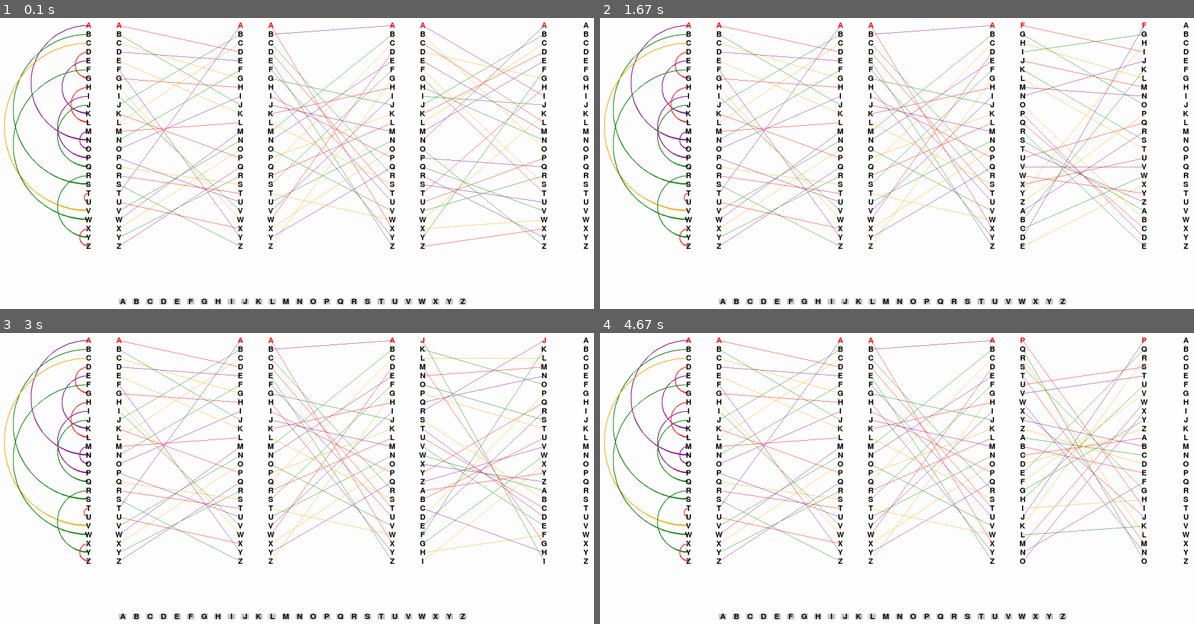
Above: before the commit, frames 1-4 (two rows, left to right).
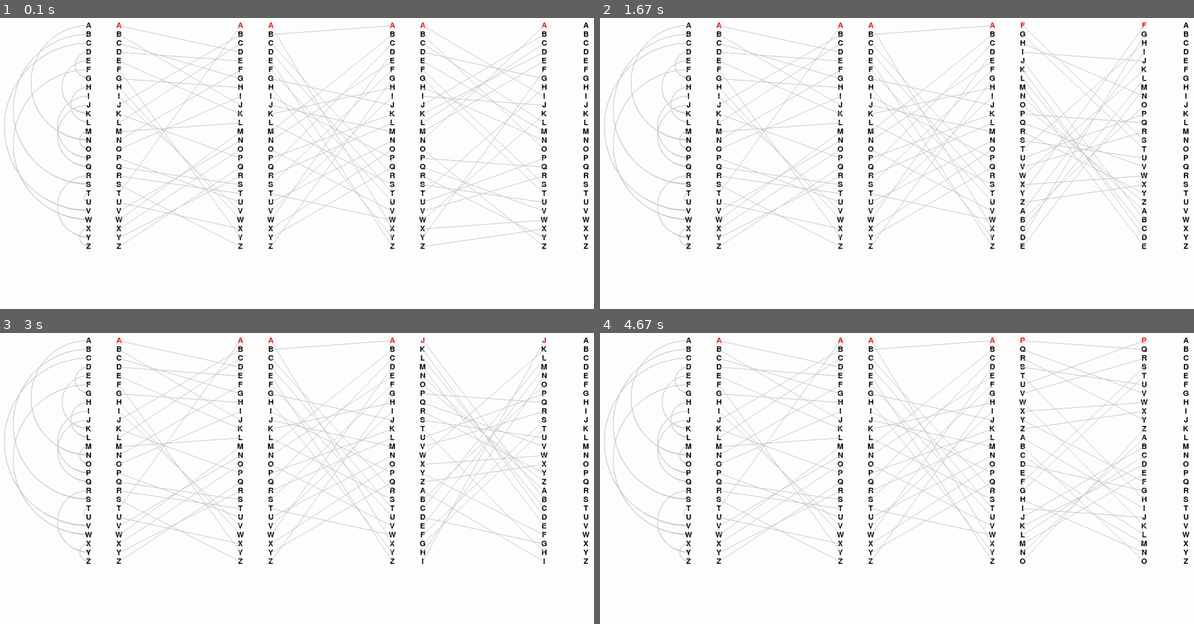
Above: after the commit, the same moments.

Repository: somethingpolo/PyGameEnigma
Game: pygame game, started from main.py
Two runs of this game, one before a commit and one after it. Both use one fixed random seed, a clock stepped at 60 frames per second and the inputs below.
Inputs:
- Up to frame 1 (0.1 s): no input
- Up to frame 2 (1.67 s): tap Enter at 0.33 s; tap Space at 0.67, 1.07, 1.37, 1.57 s
- Up to frame 3 (3 s): tap Space at 1.9, 2.2, 2.4, 2.7, 2.97 s
- Up to frame 4 (4.67 s): tap Space at 3.3, 3.6, 3.73, 4.13, 4.43 s

The runs differ from the first frame. In frame 1, 6.5% of the frame differs, in the area x 0-92%, y 1-99%; in frame 2, 7.9%; in frame 3, 7.9%; in frame 4, 8.0%.

Commit message:
fixed rotor issue, change colour to be cleaner, removed keyboard display

Diff:
--- a/main.py
+++ b/main.py
@@ -85,7 +85,7 @@
 
 
 def get_key_dimensions():
-    return WIDTH // 80, HEIGHT // 60  # key width, key height
+    return WIDTH // 40, HEIGHT // 30  # key width, key height
 
 
 def draw_arc(surface, color, rect, thickness):
@@ -96,7 +96,7 @@
 def get_key_positions():
     # Position keyboard keys along the bottom of the screen
     key_width, key_height = get_key_dimensions()
-    start_x = WIDTH // 5
+    start_x = WIDTH // 20
     margin_x = WIDTH // 100
     y_pos = HEIGHT - key_height - (HEIGHT // 30)
     return [(start_x + i * (key_width + margin_x), y_pos) for i in range(26)]
@@ -171,23 +171,17 @@
     lampboard = find_lampboard_position(i)
     positions.append(lampboard)
     rotors, i = find_rotor_position(i, rotor_positions, rotor_output_positions)
-    positions.append(rotors[0][0])
-    positions.append(rotors[0][1])
-    positions.append(rotors[1][0])
-    positions.append(rotors[1][1])
-    positions.append(rotors[2][0])
-    positions.append(rotors[2][1])
+    for a in range(3):
+        for b in range(2):
+            positions.append(rotors[a][b])
     reflector_pos, i = find_reflector_position(i, reflector)
     positions.append(reflector_pos[0])
     positions.append(reflector_pos[1])
     rotors_reversed, i = find_rotor_position_reversed(
         i, rotor_positions, rotor_output_positions)
-    positions.append(rotors_reversed[0][0])
-    positions.append(rotors_reversed[0][1])
-    positions.append(rotors_reversed[1][0])
-    positions.append(rotors_reversed[1][1])
-    positions.append(rotors_reversed[2][0])
-    positions.append(rotors_reversed[2][1])
+    for a in range(3):
+        for b in range(2):
+            positions.append(rotors_reversed[a][b])
     lampboard_end = find_lampboard_position(j)
     positions.append(lampboard_end)
     return positions
@@ -253,7 +247,7 @@
                 pressed_index = list(string.ascii_uppercase).index(pressed_key)
                 cipher_index = list(string.ascii_uppercase).index(cipher_key)
                 positions = make_path(pressed_index, cipher_index)
-                draw_path_lines(positions, RED, 5)
+                draw_path_lines(positions, RED, 4)
         elif event.type == pygame.KEYUP:
             # Update rotor positions (advance the first rotor, cascading if necessary)
             key_pressed = False
@@ -269,10 +263,10 @@
             pressed_index = list(string.ascii_uppercase).index(pressed_key)
             positions = make_path(pressed_index, cipher_index)
             # Continuously draw while key is pressed
-            draw_path_lines(positions, RED, 5)
+            draw_path_lines(positions, RED, 4)
 
     # Draw keyboard
-    draw_keyboard(key_positions, screen)
+    # draw_keyboard(key_positions, screen)
 
     # Draw lampboard
     for i in range(26):
@@ -280,7 +274,11 @@
         y_offset = i * (font.get_height() + 4)
 
         # Change color based on the light_up variable
-        color = BLUE if letter == cipher_key else BLACK
+        color = BLACK
+        if letter == cipher_key:
+            color = ORANGE
+        elif letter == pressed_key:
+            color = BLUE
         label = font.render(letter, True, color)
         label_rect = label.get_rect(
             center=(lamp_positions[0], lamp_positions[1] + y_offset))
@@ -319,11 +317,9 @@
             output_x = rotor_output_positions[r][0]
             output_y = rotor_output_positions[r][1] + \
                 rotorArray[r].map[i] * (font.get_height() + 4)
-            COLOR_ARRAY = [PURPLE, GREEN, ORANGE, RED]
-            indexHash = i % 4
-            LINE_COLOR = COLOR_ARRAY[indexHash]
-            pygame.draw.line(screen, LINE_COLOR,
-                             (input_x, input_y), (output_x, output_y), 1)
+
+            pygame.draw.line(screen, GRAY,
+                             (input_x, input_y), (output_x, output_y), 2)
 
     # Draw self lines for reflectors
     drawn = []
@@ -331,7 +327,7 @@
         letter = list(string.ascii_uppercase)[i]
         y_offset = i * (font.get_height() + 4)
 
-        color = RED if i == 0 else BLACK
+        color = BLACK
         label = font.render(letter, True, color)
         label_rect = label.get_rect(
             center=(reflector_positions[0], reflector_positions[1] + y_offset))
@@ -345,9 +341,6 @@
             target_rect = label.get_rect(
                 center=(reflector_positions[0], reflector_positions[1] + y_offset))
 
-            COLOR_ARRAY = [PURPLE, GREEN, ORANGE, RED]
-            indexHash = i % 4
-            LINE_COLOR = COLOR_ARRAY[indexHash]
             # Rect(left, top, width, height) -> Rect
             # draw_arc(surface, color, rect, thickness)
             radius = abs(label_rect.center[1]-target_rect.center[1])//2
@@ -358,7 +351,7 @@
             drawn.append(i)
             drawn.append(reflector.map[i])
 
-            draw_arc(screen, LINE_COLOR, temp_rect, 2)
+            draw_arc(screen, GRAY, temp_rect, 2)
     pygame.display.flip()
 
 pygame.quit()
--- a/rotor.py
+++ b/rotor.py
@@ -28,7 +28,17 @@
     def rotateTowards(self):
         last = self.map.pop()
         self.map.insert(0, last)
+        for i in range(len(self.map)):
+            if self.map[i] == 25:
+                self.map[i] = 0
+            else:
+                self.map[i] += 1
 
     def rotateAway(self):
         first = self.map.pop(0)
         self.map.append(first)
+        for i in range(len(self.map)):
+            if self.map[i] == 0:
+                self.map[i] = 25
+            else:
+                self.map[i] -= 1
--- /dev/null
+++ b/tempCodeRunnerFile.py
@@ -0,0 +1,6 @@
+ positions.append(rotors[0][0])
+    positions.append(rotors[0][1])
+    positions.append(rotors[1][0])
+    positions.append(rotors[1][1])
+    positions.append(rotors[2][0])
+    positions.append(rotors[2][1])
